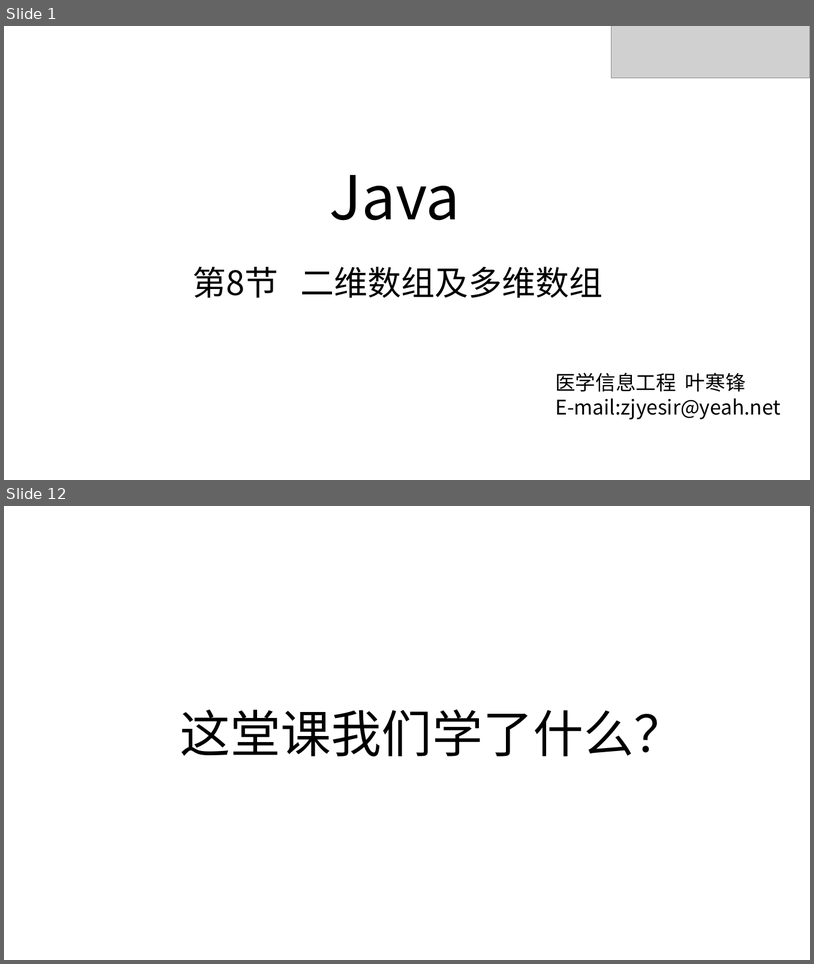
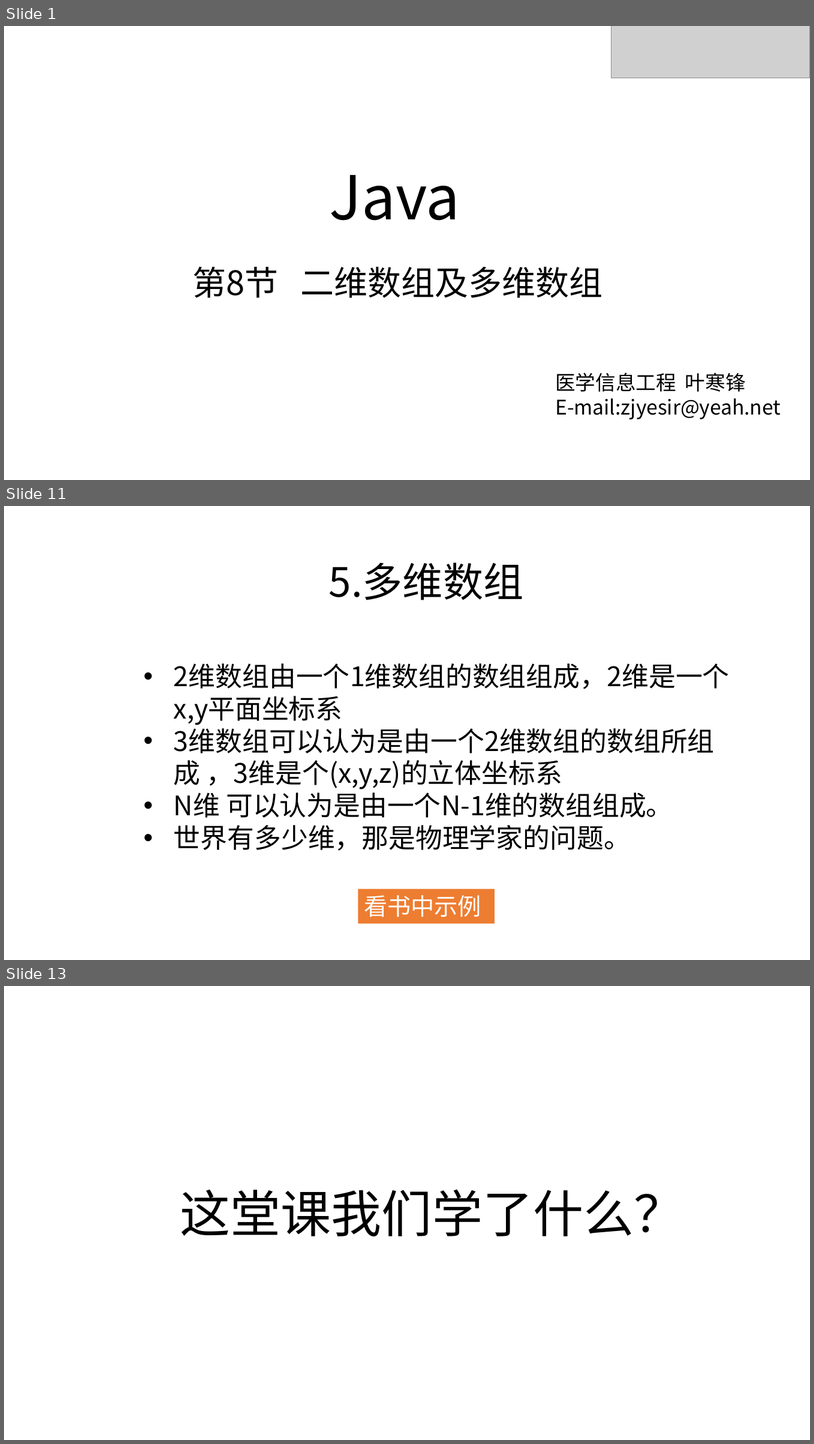
Before and after one commit to zjyesir/hmc_java_1, a slide deck: ppt/8. 二维数组.pptx. Shown one above the other, each under a label of ours: slides 1 and 12 before the commit, slides 1, 11 and 13 after it; the slides between them are not shown. The pictures are 814x964 and 814x1444 pixels, drawn with LibreOffice and Linux fonts; fonts in the diff are those of the drawing; grey boxes stand for pictures; background and template pictures are left out. Boxes give left, top, right and bottom in pixels: in the first picture for what was removed or moved away, otherwise in the second. Text is boxed around its words. In the diff, an @@ line names an element or a change of style, - is before the commit and + after.

Commit message:
二维数组 ppt完成

```diff
--- a/ppt/8. 二维数组.pptx
+++ b/ppt/8. 二维数组.pptx
@@ slide 11 added at (x1=4, y1=506, x2=810, y2=960), background picture (left out) @@
@@ text added at (x1=329, y1=562, x2=524, y2=600), 48 pt, text #000000 @@
+5.多维数组
@@ text added at (x1=174, y1=663, x2=730, y2=850), 32 pt, text #000000 @@
+• 2维数组由一个1维数组的数组组成，2维是一个x,y平面坐标系
+• 3维数组可以认为是由一个2维数组的数组所组成 ，3维是个(x,y,z)的立体坐标系
+• N维 可以认为是由一个N-1维的数组组成。
+• 世界有多少维，那是物理学家的问题。
@@ rectangle added at (x1=359, y1=889, x2=495, y2=924), fill #ED7D31, 28 pt, text #FFFFFF @@
+看书中示例
@@ what was slide 12 is now slide 13 @@
```
Also in this commit, not shown: 1 slide changed, 9 other slides added, 9 slides removed, 2 other files.
